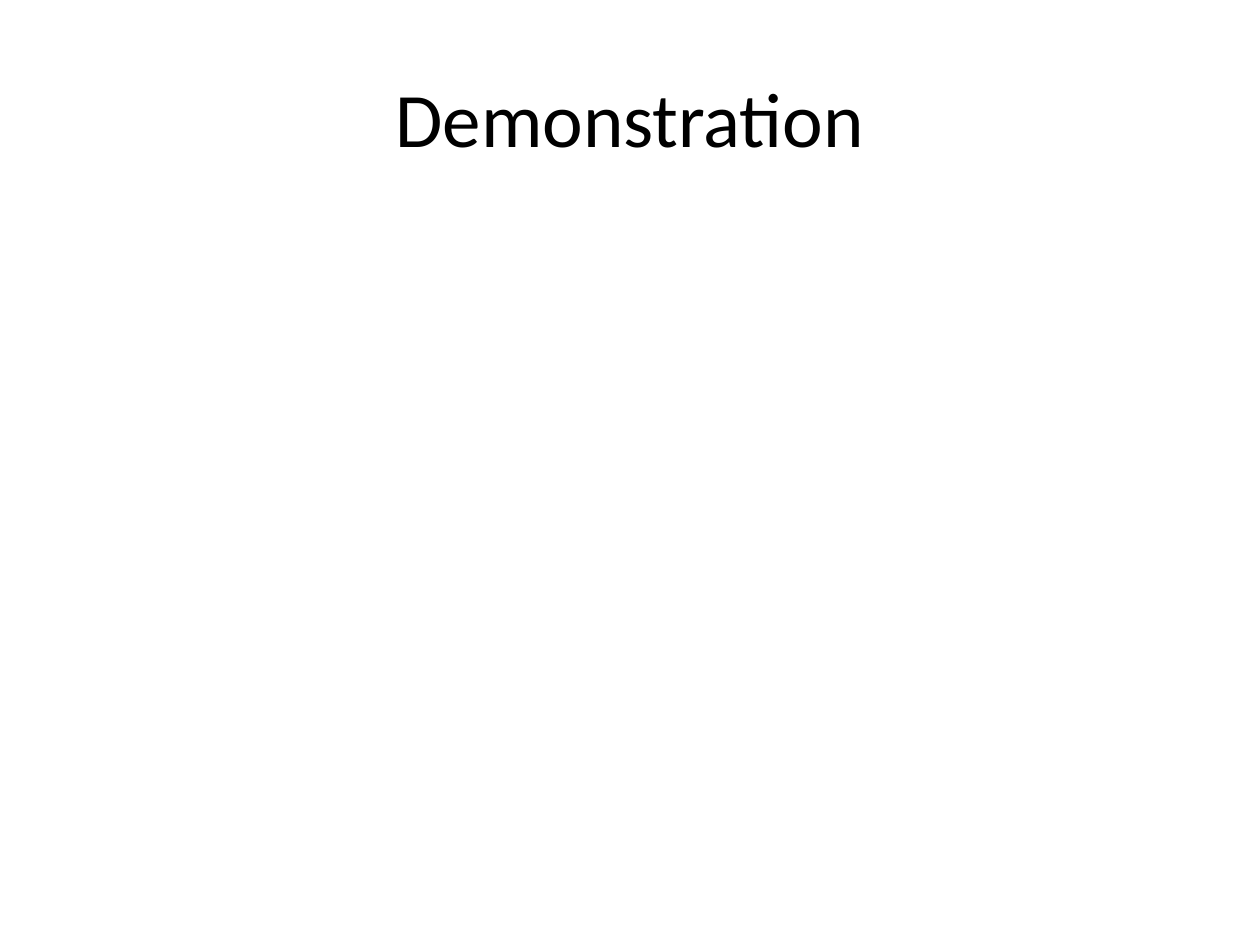
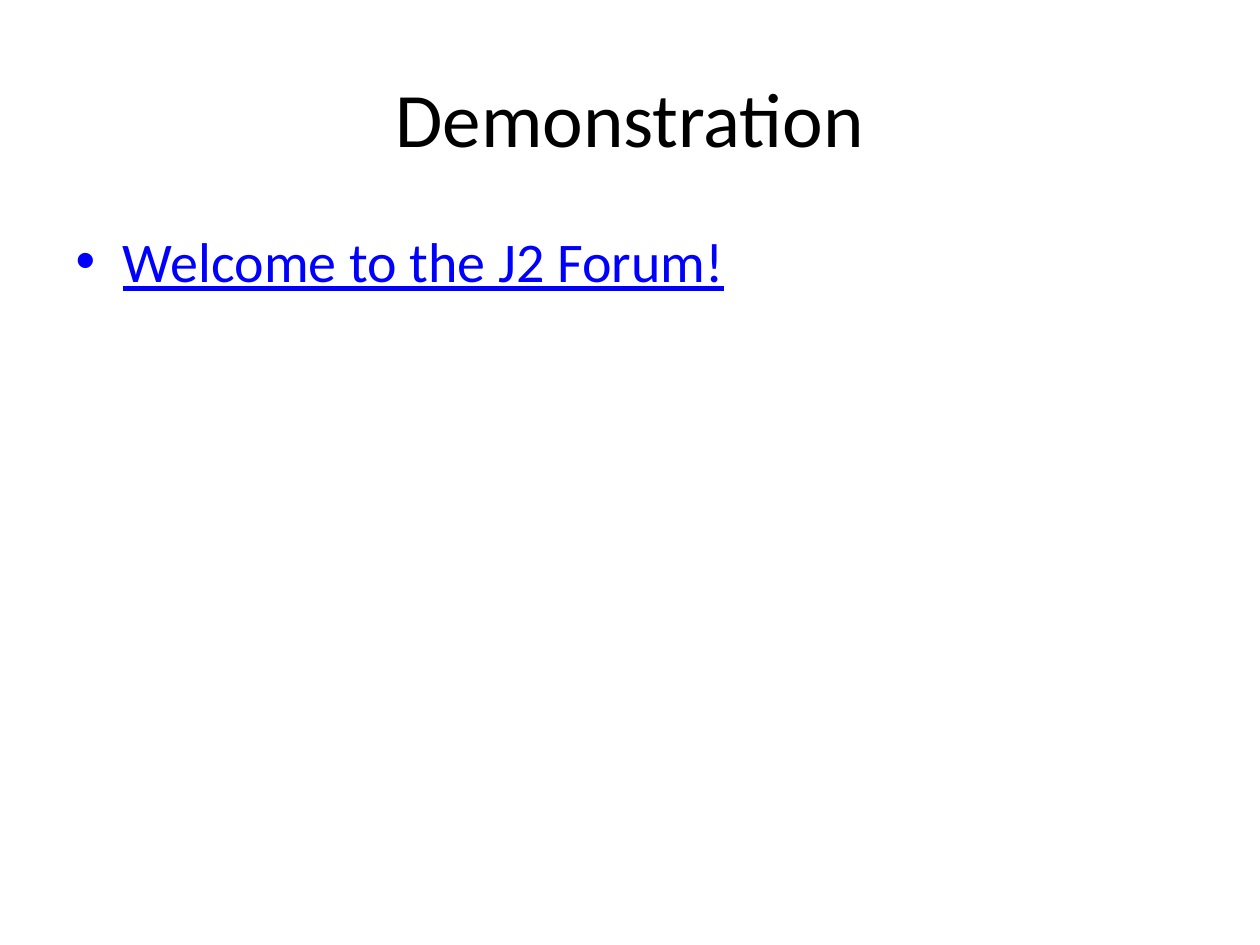
Before and after one commit to yokeholy/jin-jason-forum, a slide deck: slide 9 of J2_Forum.pptx. Drawn at 1260x945 pixels with LibreOffice and Linux fonts; fonts in the diff are those of the drawing. Boxes give left, top, right and bottom in pixels: in the first picture for what was removed or moved away, otherwise in the second. Text is boxed around its words. In the diff, an @@ line names an element or a change of style, - is before the commit and + after.

```diff
--- a/J2_Forum.pptx
+++ b/J2_Forum.pptx
@@ text added at bbox=[123, 243, 723, 291], 32 pt, text #0000FF, underline @@
+• Welcome to the J2 Forum!
```
Also in this commit, not shown: 6 other slides changed.
